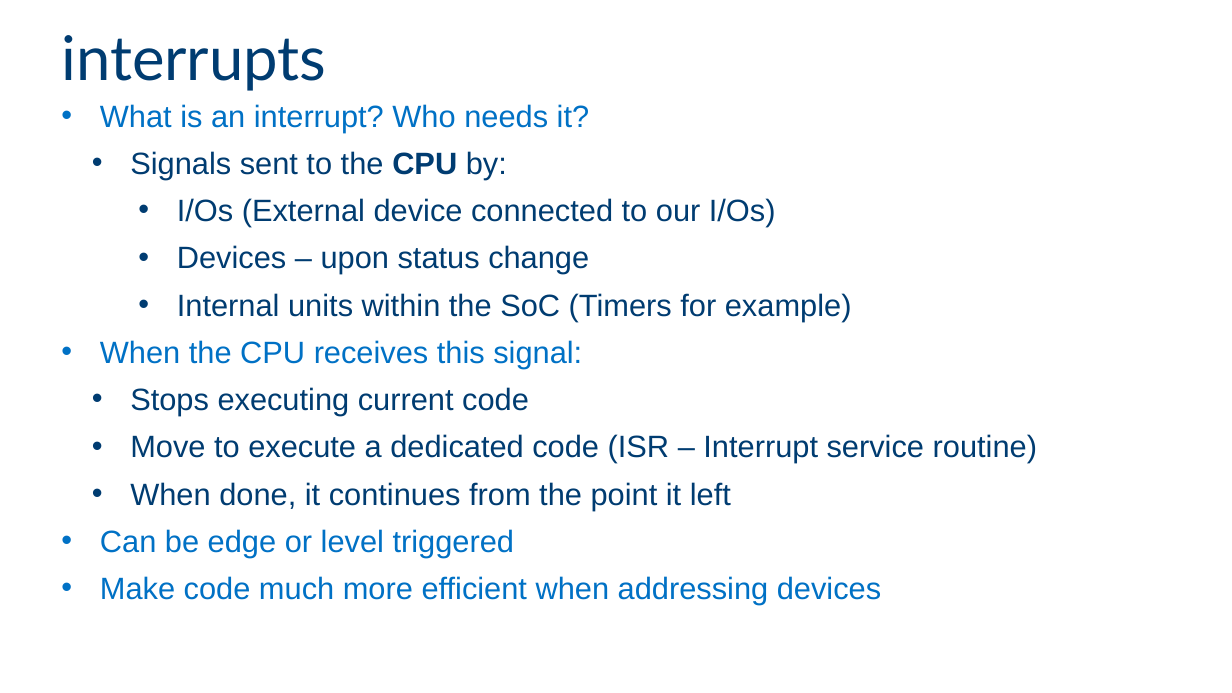
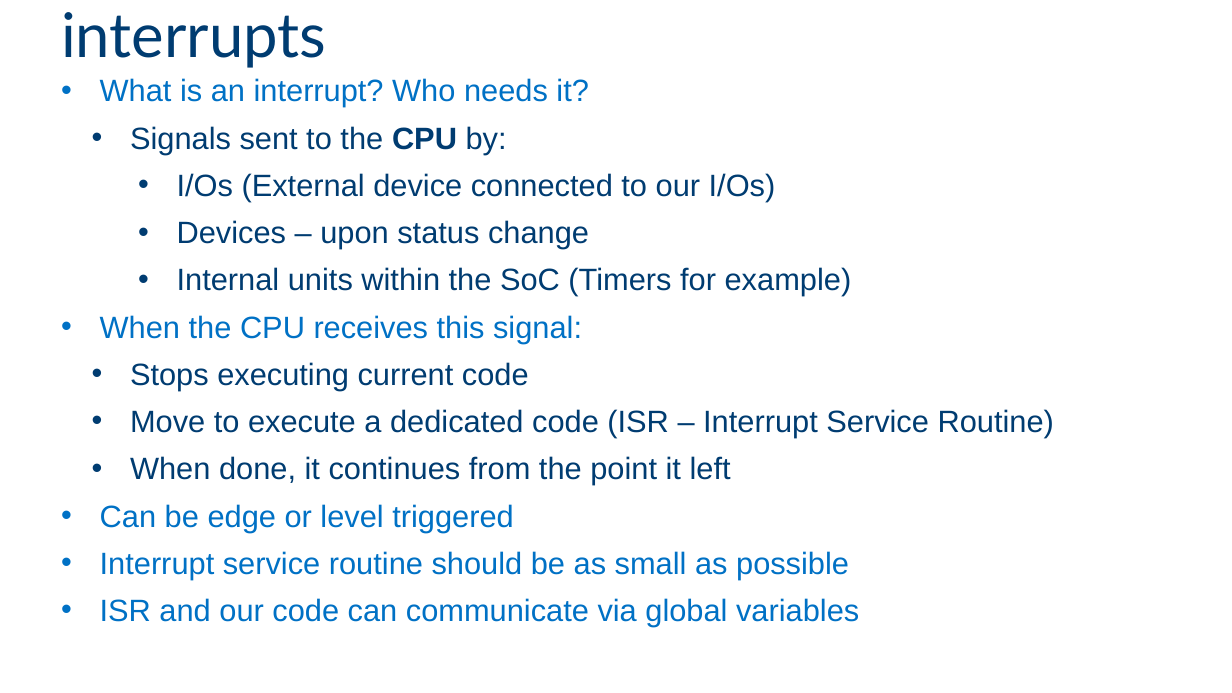
Before and after one commit to giltal/MakersPlatfrom, a slide deck: slide 7 of Collaterals/IntelMakersUniversity - class 5.pptx. Drawn at 1232x693 pixels with LibreOffice and Linux fonts; fonts in the diff are those of the drawing; background and template pictures are left out. Boxes give left, top, right and bottom in pixels: in the first picture for what was removed or moved away, otherwise in the second. Text is boxed around its words. In the diff, an @@ line names an element or a change of style, - is before the commit and + after.

```diff
--- a/Collaterals/IntelMakersUniversity - class 5.pptx
+++ b/Collaterals/IntelMakersUniversity - class 5.pptx
@@ title "interrupts": place and size @@
-title "interrupts" at (61, 35, 326, 91)
+title "interrupts" at (61, 12, 326, 68)
@@ text "What is an interrupt? Who ...": place and size @@
-text "What is an interrupt? Who ..." at (100, 104, 1037, 605)
+text "What is an interrupt? Who ..." at (100, 78, 1054, 627)
@@ text at (130, 409, 1054, 438): text changed @@
-  • Move to execute a dedicated code (ISR – Interrupt service routine)
+  • Move to execute a dedicated code (ISR – Interrupt Service Routine)
@@ text at (100, 551, 859, 627): text changed @@
-• Make code much more efficient when addressing devices
+• Interrupt service routine should be as small as possible
+• ISR and our code can communicate via global variables
```
Also in this commit, not shown: 4 other slides changed, 1 slide added.
